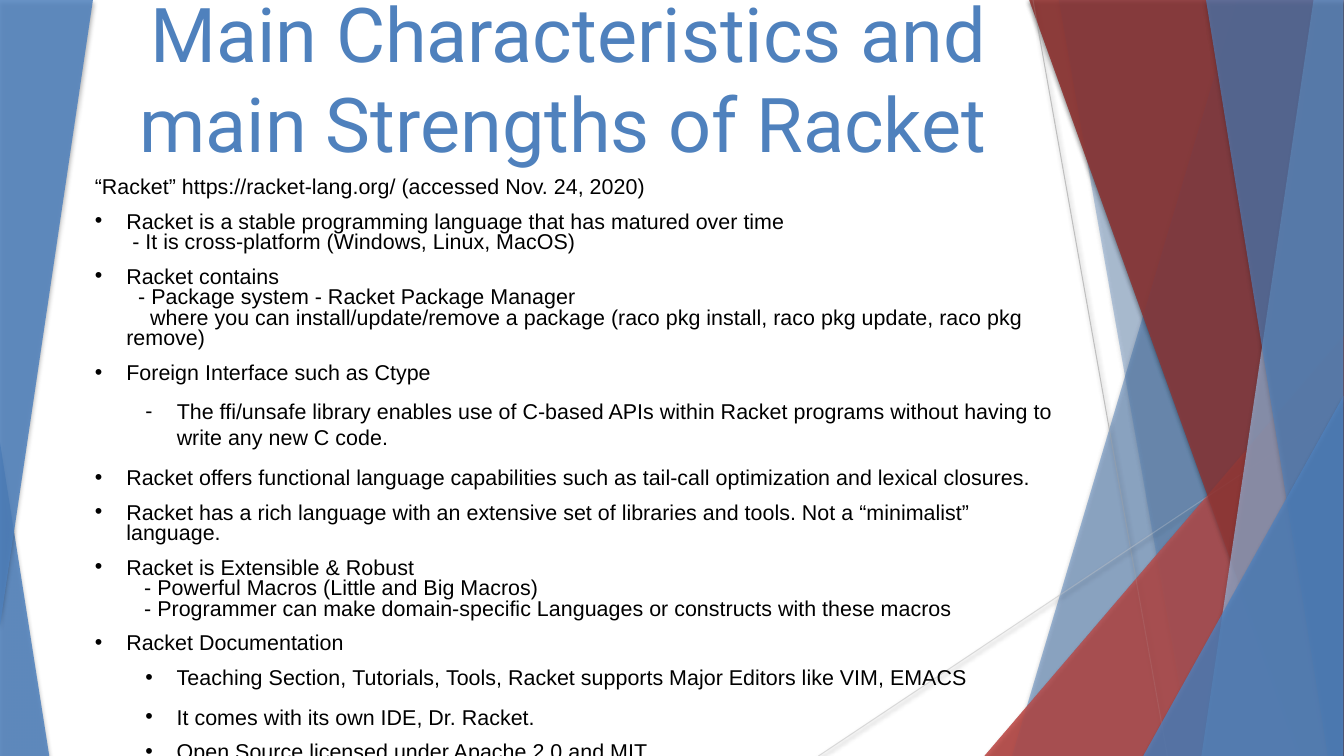
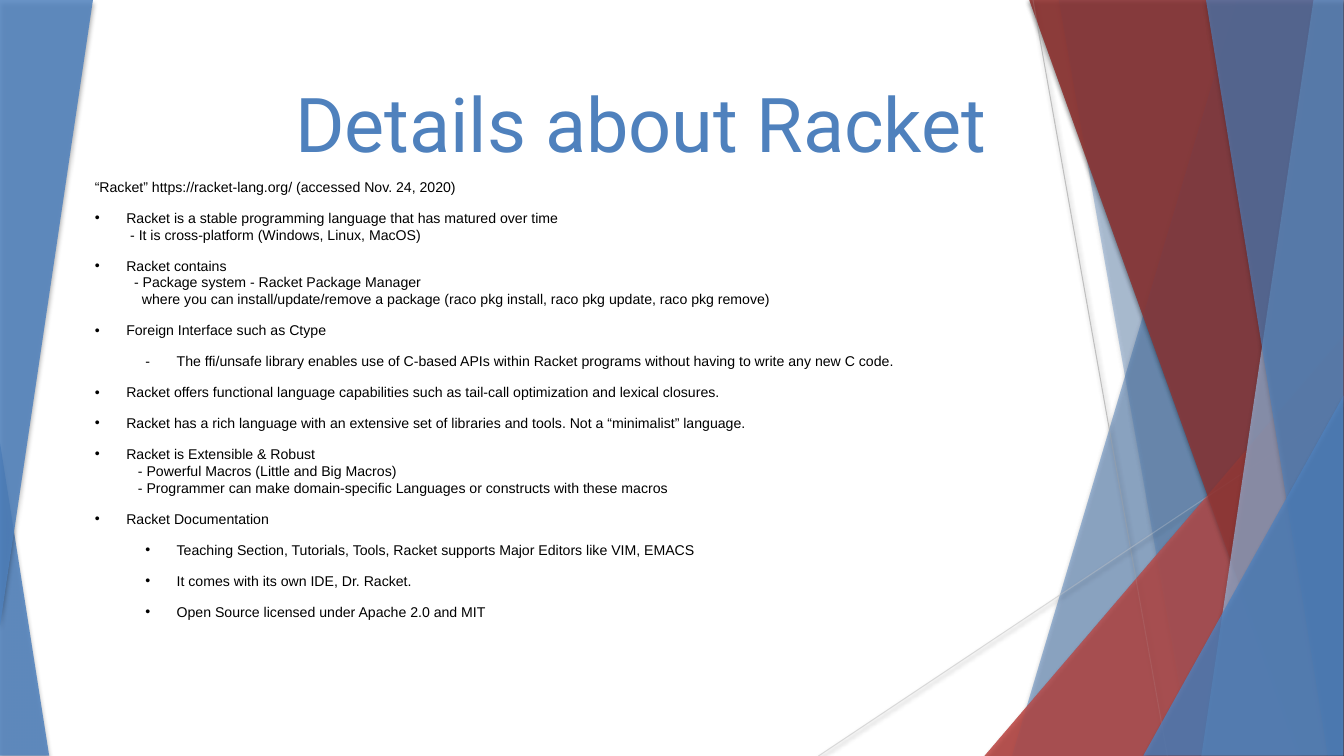
Before and after one commit to stevester94/CSC201_Project, a slide deck: slide 5 of CSC201Sec3Proj3Team4.pptx. Drawn at 1344x756 pixels with LibreOffice and Linux fonts; fonts in the diff are those of the drawing. Boxes give left, top, right and bottom in pixels: in the first picture for what was removed or moved away, otherwise in the second. Text is boxed around its words. In the diff, an @@ line names an element or a change of style, - is before the commit and + after.

```diff
--- a/CSC201Sec3Proj3Team4.pptx
+++ b/CSC201Sec3Proj3Team4.pptx
@@ text at [295,95,987,153]: text changed @@
-Main Characteristics and main Strengths of Racket
+Details about Racket
@@ text "“Racket” https://racket-lang.org/ (accessed Nov. 24, ..." at [95,181,893,620]: size 15.3 to 10.1 pt; line spacing 0.8 to 1 @@
```
Also in this commit, not shown: 4 other slides changed.
